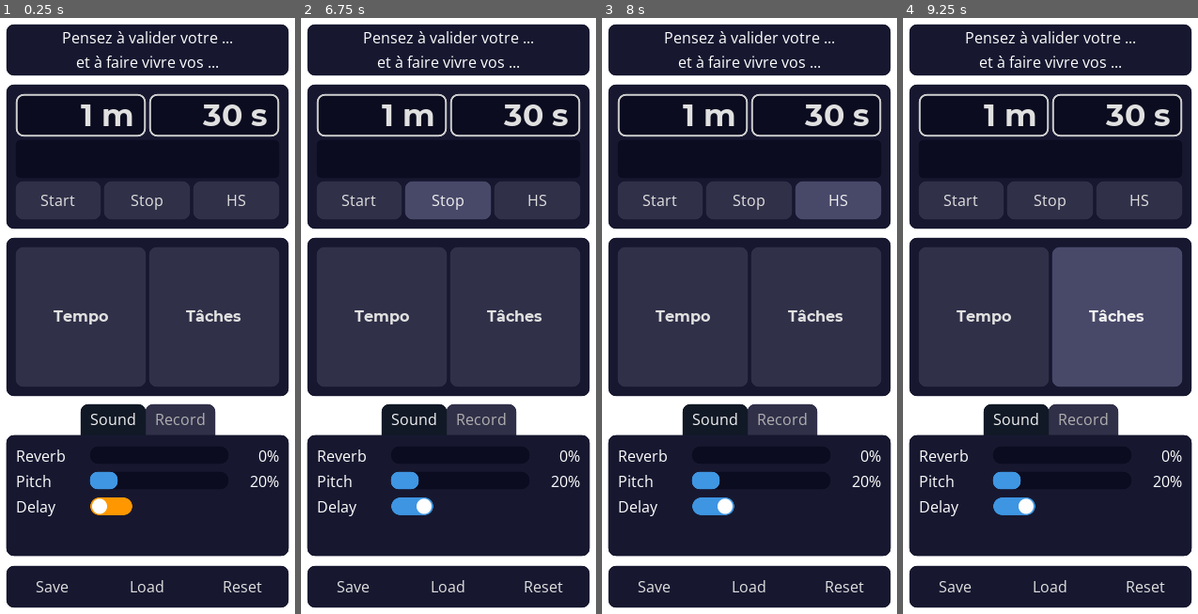
Above: before the commit, frames 1-4 (left to right).
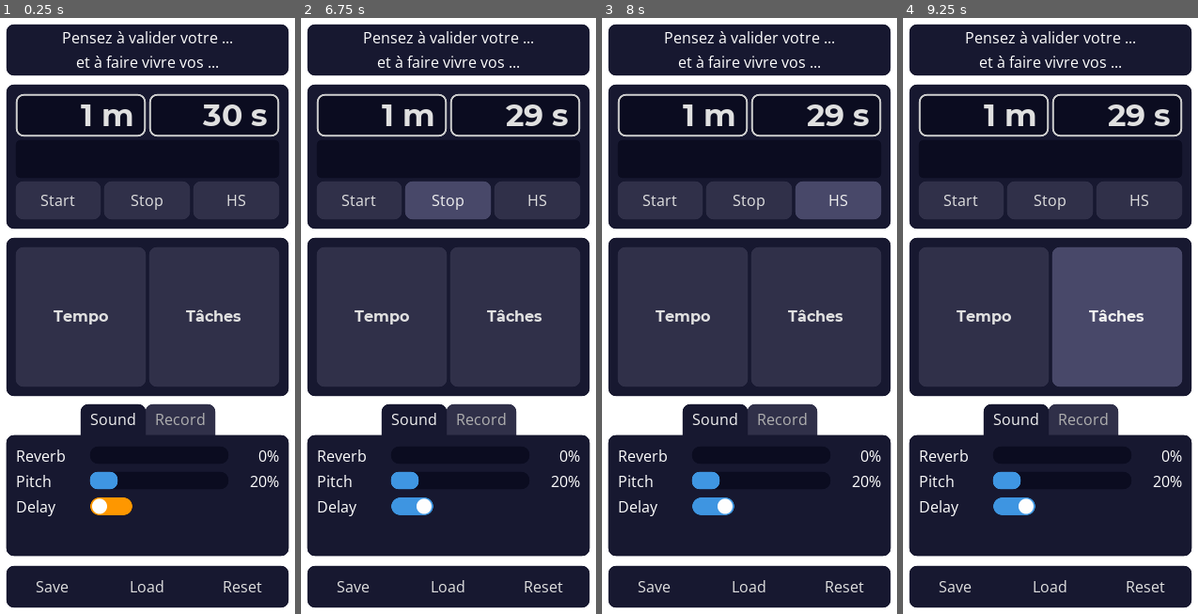
Above: after the commit, the same moments.

Repository: jferdelyi/TempoTaches
Game: Godot game, scene res://scenes/Main.tscn
Two runs of this game, one before a commit and one after it. Both use one fixed random seed, a clock stepped at 60 frames per second and the inputs below. Sound files missing from this copy of the repository are replaced by a short silence.
Inputs (mouse positions are in pixels of both pictures, inside the frame that each line leads up to):
- Up to frame 1 (0.25 s): no input
- Up to frame 2 (6.75 s): click "Stop" at 0.5 s; click "Start" at 1.25 s; click "Pause" at 2 s; click "Start" at 2.75 s; click "HS" at 3.5 s; click "Tempo" at 4.25 s; click "Tâches" at 5 s; click (413, 506) at 5.75 s; click "Stop" at 6.5 s
- Up to frame 3 (8 s): click "HS" at 7.25 s
- Up to frame 4 (9.25 s): click "Tempo" at 8 s; click "Tâches" at 8.75 s

The runs differ from the first frame. In frame 2, 0.2% of the frame differs, in the area x 68-82%, y 14-19%; in frame 3, 0.2%; in frame 4, 0.2%.

Commit message:
Update tab color and Chrono

Diff:
--- a/scripts/Chrono.gd
+++ b/scripts/Chrono.gd
@@ -16,25 +16,30 @@
 onready var _hs : AudioStreamPlayer2D = $HS
 onready var _start : Button = $Container/Buttons/StartPause
 
-var _active : bool = true
+
 var _default_time : float = 90.0
 var _end_time : float = 90.0
 var _inner_time : float = 0.0
-var _end : bool = false
+
 var _initialized : bool = false
 
+const STOPPED : int = 0
+const STARTED : int = 1
+const FINISHED : int = 2
+const PAUSED : int = 3
+var _state : int = STOPPED
 
 # Set enabled
 func _ready() -> void:
 	_inner_time = _default_time
 	if _minutes_spin_box.value >= 60:
 		_minutes_spin_box.value = 59
-	_enable()
+	_enable_spin_boxes()
 
 
 # Timer behavior
 func _physics_process(delta: float) -> void:
-	if _active:
+	if _state == STARTED:
 		_inner_time -= delta
 		if _inner_time <= 0:
 			_inner_time = 0
@@ -43,43 +48,47 @@
 
 
 # Enable spinbox
-func _enable() -> void:
-	if _active:
-		_active = false
-		_minutes_spin_box.editable = true
-		_seconds_spin_box.editable = true
+func _enable_spin_boxes() -> void:
+	_minutes_spin_box.editable = true
+	_seconds_spin_box.editable = true
 
 
 # Disable spinbox
-func _disable() -> void:
-	if not _active:
-		_active = true
-		_minutes_spin_box.editable = false
-		_seconds_spin_box.editable = false
+func _disable_spin_boxes() -> void:
+	_minutes_spin_box.editable = false
+	_seconds_spin_box.editable = false
 
 
 # Stop button
 func _on_Stop_pressed() -> void:
 	_inner_time = _default_time
-	_enable()
+	_set_spin_boxes(_inner_time)
+	_enable_spin_boxes()
 	_pu_de_temps.stop()
 	_pu_de_temps.volume_db = 0
 	_start.text = "Start"
-	_end = false
+	_state = STOPPED
 
 
 # Start/Pause
 func _on_StartPause_pressed() -> void:
-	if _end:
+	if _state == FINISHED:
 		set_time(1, 0)
-		_end = false
-
-	if not _active:
 		_start.text = "Pause"
-		_disable()
+		_disable_spin_boxes()
+		_state = STARTED
+
+	elif _state != STARTED:
+		_start.text = "Pause"
+		_disable_spin_boxes()
+		_state = STARTED
+		init_time()
+
 	else:
 		_start.text = "Start"
-		_enable()
+		_enable_spin_boxes()
+		_state = PAUSED
+
 	_pu_de_temps.stop()
 	_pu_de_temps.volume_db = 0
 
@@ -87,9 +96,9 @@
 # Timeout
 func _on_Chrono_time_out() -> void:
 	_pu_de_temps.play()
-	_enable()
+	_enable_spin_boxes()
 	_start.text = "+1 minute"
-	_end = true
+	_state = FINISHED
 
 
 # Minutes changed
@@ -124,6 +133,14 @@
 	_end_time = _inner_time
 
 
+func _set_spin_boxes(time : float) -> void:
+	var tmp : float = time / 60.0
+	var minutes : float = floor(tmp)
+	var seconds : float = (tmp - minutes) * 60
+	set_minutes(minutes)
+	set_seconds(seconds)
+
+
 # Set minutes
 func set_minutes(minutes : float) -> void:
 	if minutes >= 61:
@@ -177,11 +194,7 @@
 
 # Default
 func default_value() -> void:
-	var tmp : float = _default_time / 60.0
-	var minutes : float = floor(tmp)
-	var seconds : float = (tmp - minutes) * 60
-	set_minutes(minutes)
-	set_seconds(seconds)
+	_set_spin_boxes(_default_time)
 
 
 func set_pu_de_temps_sound(audio : AudioStream) -> void:
--- a/theme.tres
+++ b/theme.tres
@@ -162,7 +162,7 @@
 content_margin_right = 10.0
 content_margin_top = 5.0
 content_margin_bottom = 5.0
-bg_color = Color( 0.0675, 0.0997485, 0.148438, 1 )
+bg_color = Color( 0.0901961, 0.0941176, 0.188235, 1 )
 corner_radius_top_left = 8
 corner_radius_top_right = 8
 
